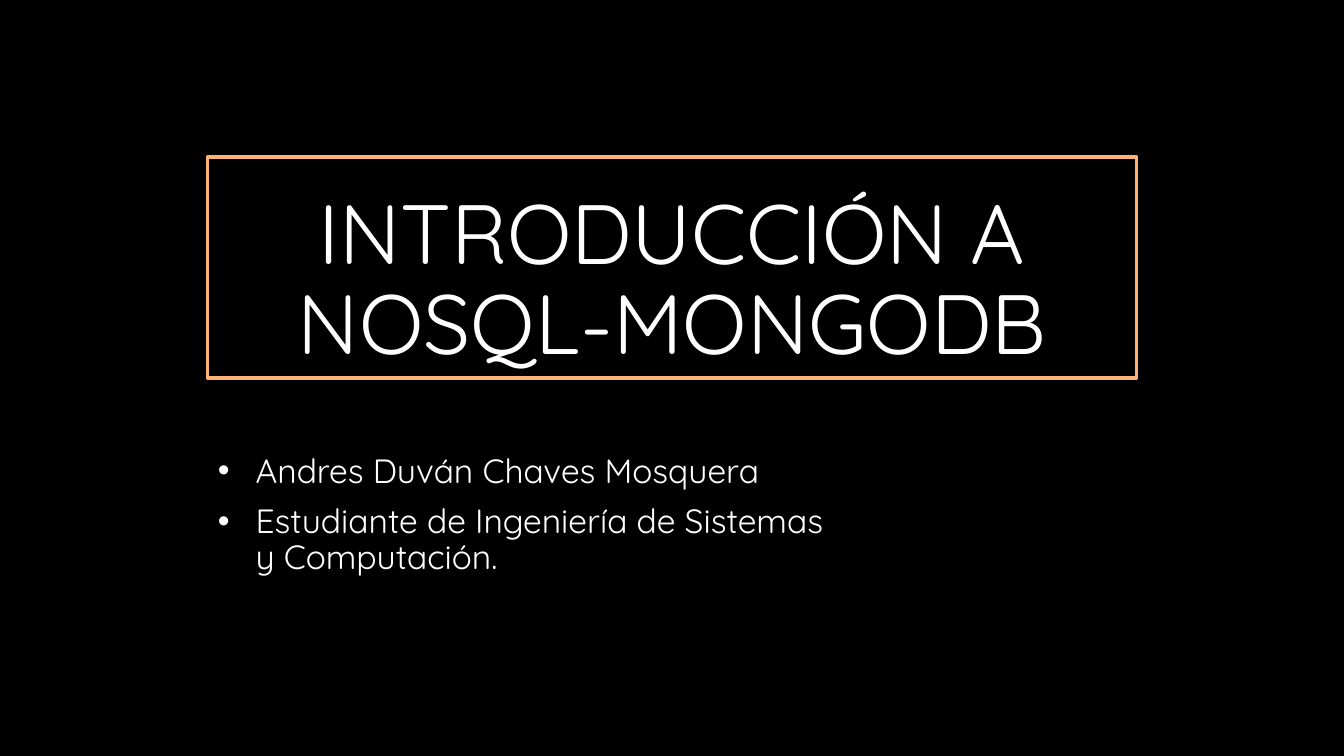
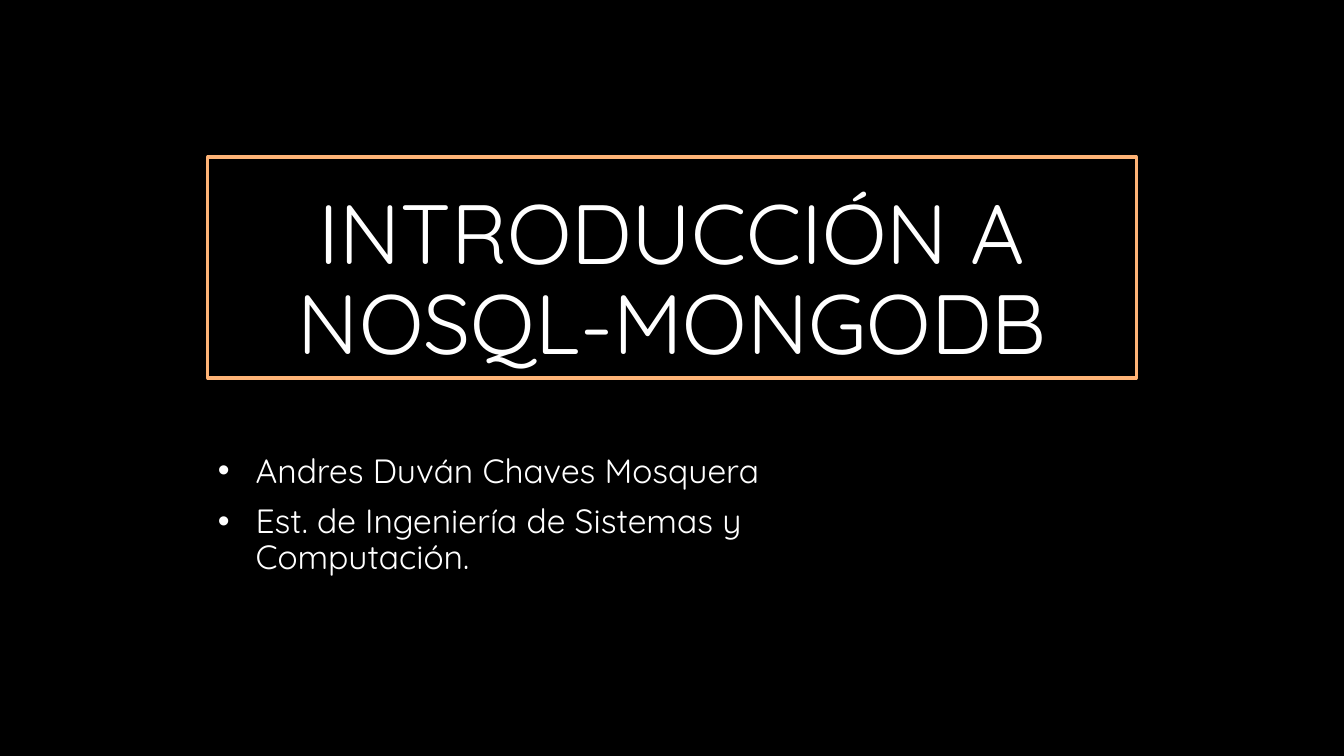
Before and after one commit to adchavesm/Curso-MongoDB, a slide deck: slide 1 of Introduccion a NoSql-Mongodb.pptx. Drawn at 1344x756 pixels with LibreOffice and Linux fonts; fonts in the diff are those of the drawing; background and template pictures are left out. Boxes give left, top, right and bottom in pixels: in the first picture for what was removed or moved away, otherwise in the second. Text is boxed around its words. In the diff, an @@ line names an element or a change of style, - is before the commit and + after.

```diff
--- a/Introduccion a NoSql-Mongodb.pptx
+++ b/Introduccion a NoSql-Mongodb.pptx
@@ subtitle at [256,508,741,576]: text changed @@
-• Estudiante de Ingeniería de Sistemas y Computación.
+• Est. de Ingeniería de Sistemas y Computación.
```
Also in this commit, not shown: 1 other slide changed, 2 other files.
